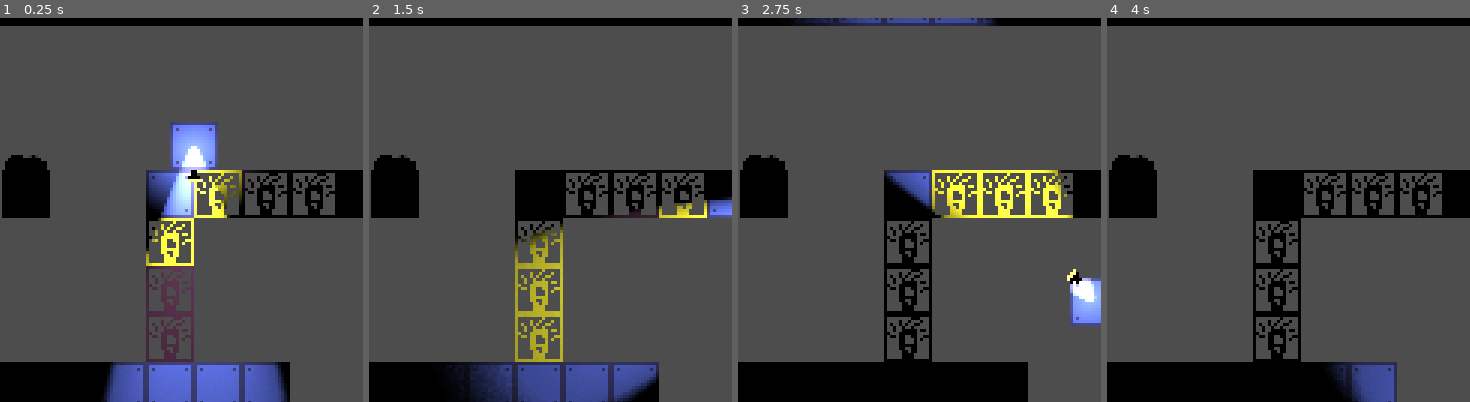
Above: before the commit, frames 1-4 (left to right).
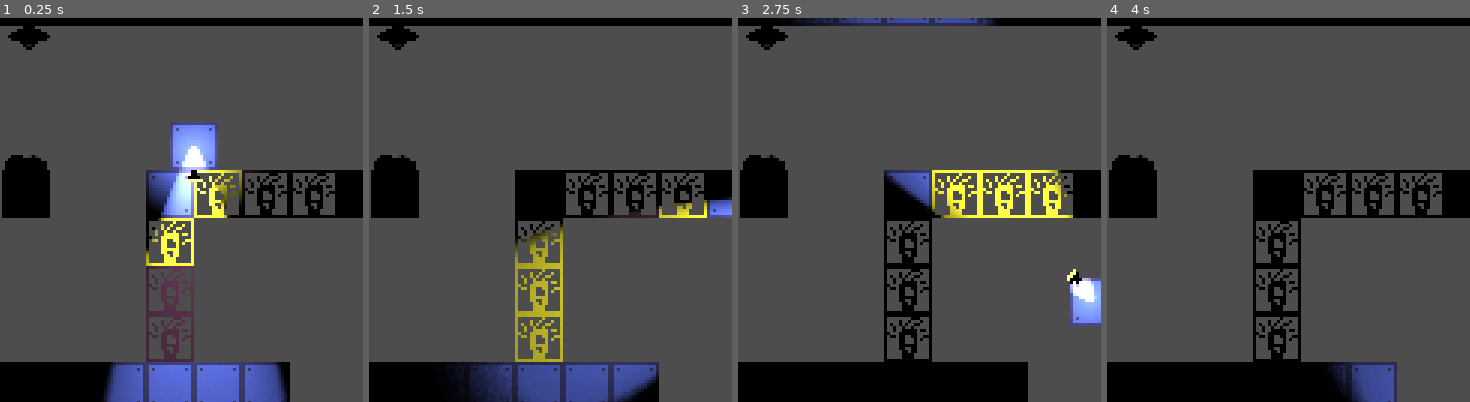
Above: after the commit, the same moments.

Repository: DylanPerry2098/ScreenTear
Game: Godot game, scene res://scenes/levels/test_room.tscn
Two runs of this game, one before a commit and one after it. Both use one fixed random seed, a clock stepped at 60 frames per second and the inputs below.
Inputs (mouse positions are % of the whole screen's width and height, from its top left):
- Up to frame 1 (0.25 s): no input
- Up to frame 2 (1.5 s): tap Enter at 0.5 s; move the mouse to (70, 45) at 0.52 s; hold D (move_right) from 0.53 s (still down); tap E (interact) at 0.6, 1.35 s; tap Space (jump) at 0.77 s; move the mouse to (26, 55) at 1.27 s
- Up to frame 3 (2.75 s): tap Space (jump) at 1.52, 2 s; move the mouse to (58, 28) at 2.02 s; release D (move_right) at 2.03 s; hold A (move_left) from 2.03 s (still down); tap E (interact) at 2.1 s
- Up to frame 4 (4 s): move the mouse to (42, 70) at 2.77 s; release A (move_left) at 2.78 s; hold D (move_right) from 2.78 s (still down); tap E (interact) at 2.85, 3.6 s; tap Space (jump) at 3.02, 3.77 s; move the mouse to (79, 65) at 3.52 s
The pictures show only the part of the screen within x 20-70%, y 5-55%; the shares and areas given below are measured in that part.

The runs differ from the first frame. In frame 1, 0.4% of the frame differs, in the area x 2-14%, y 2-9%; in frame 2, 0.4%; in frame 3, 0.4%; in frame 4, 0.4%.

Commit message:
Add Overhead Light That Extends ToggleableObject

Diff:
--- a/scenes/levels/test_room.tscn
+++ b/scenes/levels/test_room.tscn
@@ -5,6 +5,8 @@
 [ext_resource type="PackedScene" uid="uid://beyip80fsaqxw" path="res://scenes/characters/player.tscn" id="3_gyqsl"]
 [ext_resource type="Texture2D" uid="uid://ded8qt6oksnny" path="res://assets/dark_light_block.png" id="3_knmjg"]
 [ext_resource type="PackedScene" uid="uid://cjowb85tb4dkv" path="res://scenes/gizmos/pressure_plate.tscn" id="4_anjkr"]
+[ext_resource type="Script" uid="uid://c6tk7a1lh50pi" path="res://scripts/objects/overhead_light.gd" id="6_sa601"]
+[ext_resource type="Texture2D" uid="uid://876jnbpyig5d" path="res://assets/overhead_light_off.png" id="7_ff50h"]
 
 [sub_resource type="TileSetAtlasSource" id="TileSetAtlasSource_knmjg"]
 texture = ExtResource("1_anjkr")
@@ -30,6 +32,15 @@
 sources/0 = SubResource("TileSetAtlasSource_knmjg")
 sources/2 = SubResource("TileSetAtlasSource_asmw1")
 
+[sub_resource type="Gradient" id="Gradient_sa601"]
+offsets = PackedFloat32Array(0, 0.67469877)
+colors = PackedColorArray(1, 1, 1, 1, 0, 0, 0, 1)
+
+[sub_resource type="GradientTexture2D" id="GradientTexture2D_s3biy"]
+gradient = SubResource("Gradient_sa601")
+fill = 1
+fill_from = Vector2(0.5, 0.5)
+
 [node name="TestRoom" type="Node2D" unique_id=2089002660]
 
 [node name="TileMapLayer" type="TileMapLayer" parent="." unique_id=1719518811]
@@ -39,8 +50,21 @@
 [node name="CanvasModulate" type="CanvasModulate" parent="." unique_id=676089084]
 color = Color(0, 0, 0, 1)
 
-[node name="PressurePlate" parent="." unique_id=18738573 instance=ExtResource("4_anjkr")]
+[node name="PressurePlate" parent="." unique_id=18738573 node_paths=PackedStringArray("connected_obj") instance=ExtResource("4_anjkr")]
 position = Vector2(65, 64)
+connected_obj = NodePath("../OverheadLight")
 
 [node name="Player" parent="." unique_id=366328777 instance=ExtResource("3_gyqsl")]
 position = Vector2(128, 48)
+
+[node name="OverheadLight" type="Node2D" parent="." unique_id=52875000]
+script = ExtResource("6_sa601")
+
+[node name="Sprite2D" type="Sprite2D" parent="OverheadLight" unique_id=1795142657]
+position = Vector2(73, 24)
+texture = ExtResource("7_ff50h")
+
+[node name="PointLight2D" type="PointLight2D" parent="OverheadLight" unique_id=1911946011]
+position = Vector2(73, 22.000002)
+scale = Vector2(2.8554683, 2.8554683)
+texture = SubResource("GradientTexture2D_s3biy")
--- /dev/null
+++ b/scripts/objects/overhead_light.gd
@@ -0,0 +1,17 @@
+class_name OverheadLight extends ToggleableObject
+
+@onready var point_light = $PointLight2D
+
+func _init() -> void:
+	super(
+		preload("res://assets/overhead_light_on.png"),
+		preload("res://assets/overhead_light_off.png")
+	)
+
+func update_active(bl: bool) -> void:
+	super(bl)
+
+	if (bl):
+		point_light.show()
+	else:
+		point_light.hide()
Binary file added: assets/overhead_light_off.png
Not shown, added: assets/overhead_light_off.png.import
Binary file added: assets/overhead_light_on.png
Not shown, added: assets/overhead_light_on.png.import
Not shown, added: scripts/objects/overhead_light.gd.uid
